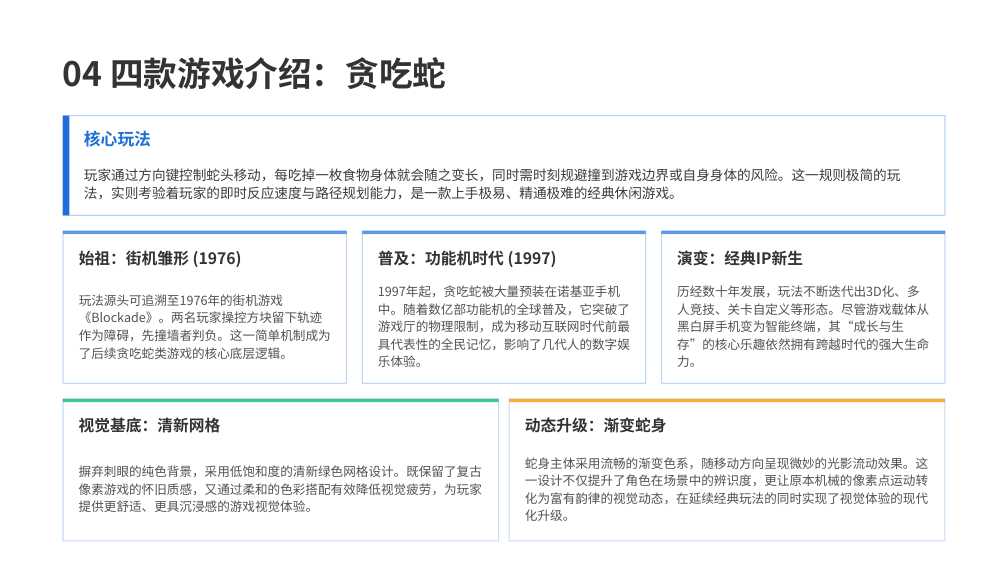
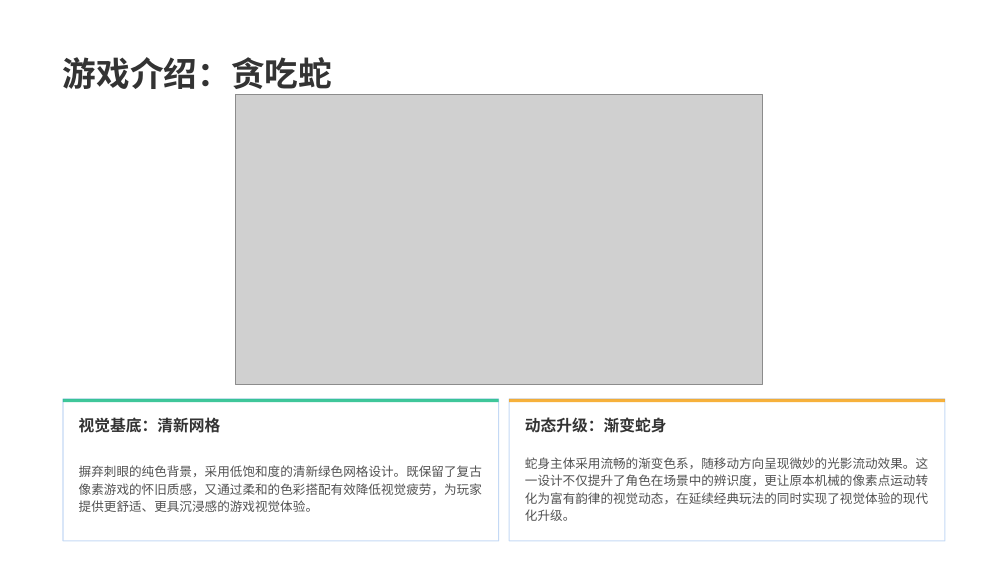
Before and after one commit to Rill-Sunny/Mini-Game, a slide deck: slide 14 of 项目答辩.pptx. Drawn at 1008x567 pixels with LibreOffice and Linux fonts; fonts in the diff are those of the drawing; grey boxes stand for pictures; background and template pictures are left out. Boxes give left, top, right and bottom in pixels: in the first picture for what was removed or moved away, otherwise in the second. Text is boxed around its words. In the diff, an @@ line names an element or a change of style, - is before the commit and + after.

```diff
--- a/项目答辩.pptx
+++ b/项目答辩.pptx
@@ text at (63,57,332,96): text changed @@
-04 四款游戏介绍：贪吃蛇
+游戏介绍：贪吃蛇
@@ rounded rectangle removed at (63,116,945,216) @@
@@ rounded rectangle removed at (63,116,69,216) @@
@@ picture added at (235,95,762,385) @@
@@ text removed at (84,130,151,147) @@
-核心玩法
@@ text removed at (84,168,901,199) @@
-玩家通过方向键控制蛇头移动，每吃掉一枚食物身体就会随之变长，同时需时刻规避撞到游戏边界或自身身体的风险。这一规则极简的玩法，实则考验着玩家的即时反应速度与路径规划能力，是一款上手极易、精通极难的经典休闲游戏。
@@ rounded rectangle removed at (63,231,346,383) @@
@@ rounded rectangle removed at (63,231,346,234) @@
@@ rounded rectangle removed at (362,231,646,383) @@
@@ rounded rectangle removed at (362,231,646,234) @@
@@ rounded rectangle removed at (662,231,945,383) @@
@@ rounded rectangle removed at (662,231,945,234) @@
@@ text removed at (79,250,242,267) @@
-始祖：街机雏形 (1976)
@@ text removed at (378,250,557,267) @@
-普及：功能机时代 (1997)
@@ text removed at (677,250,803,266) @@
-演变：经典IP新生
@@ text removed at (79,294,331,359) @@
-玩法源头可追溯至1976年的街机游戏《Blockade》。两名玩家操控方块留下轨迹作为障碍，先撞墙者判负。这一简单机制成为了后续贪吃蛇类游戏的核心底层逻辑。
@@ text removed at (378,285,630,367) @@
-1997年起，贪吃蛇被大量预装在诺基亚手机中。随着数亿部功能机的全球普及，它突破了游戏厅的物理限制，成为移动互联网时代前最具代表性的全民记忆，影响了几代人的数字娱乐体验。
@@ text removed at (677,285,929,367) @@
-历经数十年发展，玩法不断迭代出3D化、多人竞技、关卡自定义等形态。尽管游戏载体从黑白屏手机变为智能终端，其“成长与生存”的核心乐趣依然拥有跨越时代的强大生命力。
```
Also in this commit, not shown: 19 other slides changed.
